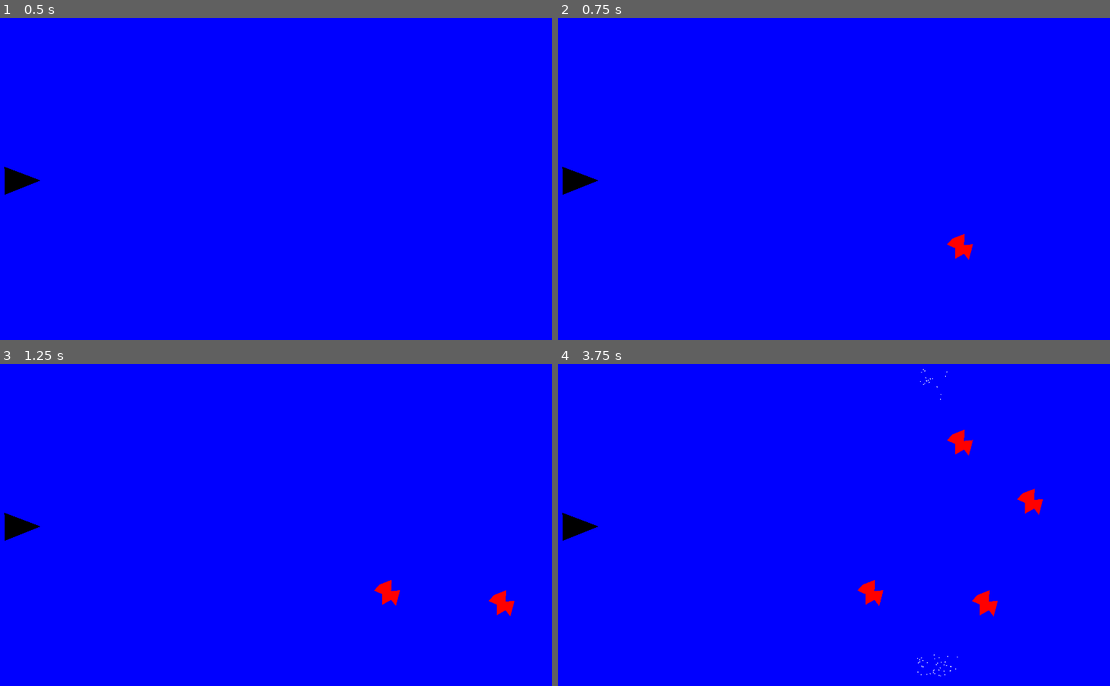
Above: before the commit, frames 1-4 (two rows, left to right).
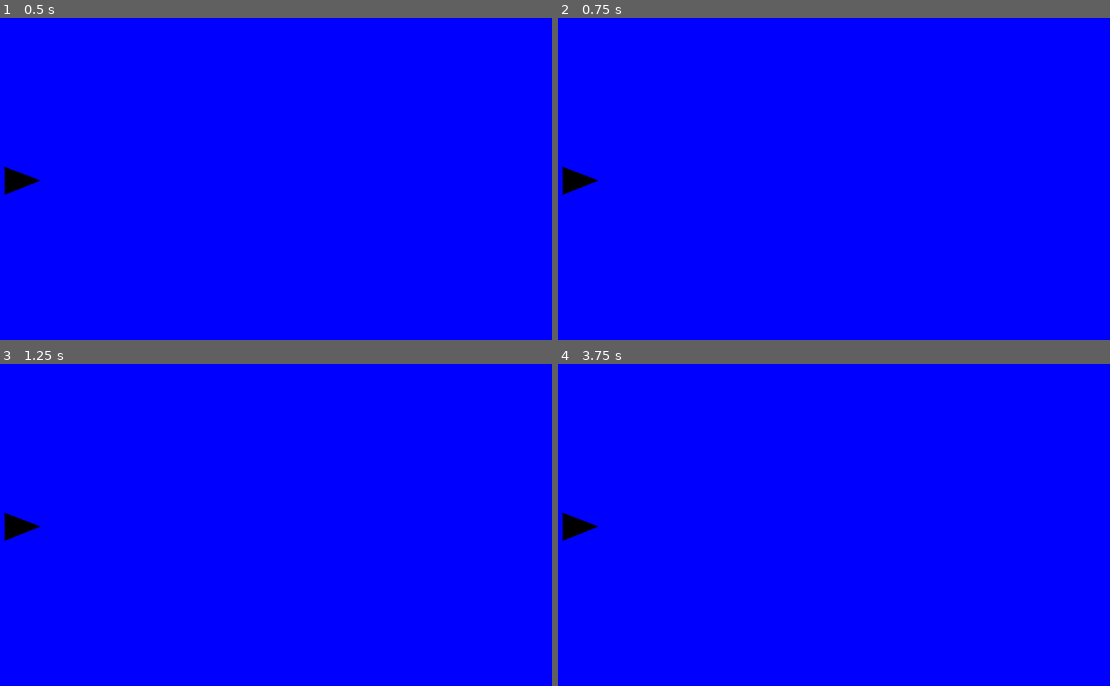
Above: after the commit, the same moments.

Repository: Yggdrasil938/Shattered
Game: Godot game, scene res://Debug Level.tscn
The game is run twice, just before and just after one commit, with the same random seed, the same clock (stepped at 60 frames per second) and the same inputs.
Inputs:
- Up to frame 1 (0.5 s): no input
- Up to frame 2 (0.75 s): tap Enter at 0.5 s
- Up to frame 3 (1.25 s): no input
- Up to frame 4 (3.75 s): no input

Frame 1 is identical in both runs. In frame 2, 0.2% of the frame differs, in the area x 70-76%, y 67-76%; in frame 3, 0.4%; in frame 4, 0.8%, in the area x 54-88%, y 1-98%.

Commit message:
Managed to recreate the ROR2 director system to spawn enemy waves. Needs some cleaning and commenting but I am now able to randomly spawn typed enemy waves. Can control rate, amount and ratio of enemies stored in a nested hash map

Diff:
--- a/Debug Level.gd
+++ b/Debug Level.gd
@@ -1,5 +1,12 @@
 extends Node2D
 var level_pane_set: Array[int] = [0,1] # Just red and blue for now
+var melee_deck: Dictionary = {"chip": [1, 10]}
+var ranged_deck: Dictionary = {}
+var hazard_deck: Dictionary = {}
+var miniboss_deck: Dictionary = {}
+
+var level_deck: Dictionary = {"m" : [melee_deck, 1], "r" : [ranged_deck, 0] , "h" : [hazard_deck, 0], "mb" : [miniboss_deck, 0]}
+
 
 
 # Called when the node enters the scene tree for the first time.
--- a/Debug Level.tscn
+++ b/Debug Level.tscn
@@ -2,23 +2,12 @@
 
 [ext_resource type="Script" path="res://Debug Level.gd" id="1_jrgxa"]
 [ext_resource type="Script" path="res://canvas_layer_2.gd" id="2_nkjbn"]
+[ext_resource type="Script" path="res://director_parent.gd" id="3_g0ti2"]
 [ext_resource type="Script" path="res://player.gd" id="3_wnehk"]
 [ext_resource type="Script" path="res://pane_layer.gd" id="4_m5x1l"]
 
-[sub_resource type="GDScript" id="GDScript_qmlnk"]
-script/source = "extends Node2D
-
-# Called when the node enters the scene tree for the first time.
-func _ready() -> void:
-	pass # Replace with function body.
-
-
-# Called every frame. 'delta' is the elapsed time since the previous frame.
-func _process(delta: float) -> void:
-	pass
-"
-
 [node name="Debug Level" type="Node2D" groups=["levels"]]
+visible = false
 position = Vector2(4, 6)
 script = ExtResource("1_jrgxa")
 
@@ -30,12 +19,13 @@
 script = ExtResource("2_nkjbn")
 
 [node name="Director Parent" type="Node2D" parent="Combat Layer"]
-script = SubResource("GDScript_qmlnk")
+script = ExtResource("3_g0ti2")
 
 [node name="Slow Director" type="Node2D" parent="Combat Layer/Director Parent"]
 
 [node name="Spawn Timer" type="Timer" parent="Combat Layer/Director Parent/Slow Director"]
-wait_time = 10.0
+wait_time = 6.0
+one_shot = true
 autostart = true
 
 [node name="Fast Director" type="Node2D" parent="Combat Layer/Director Parent"]
--- a/canvas_layer_2.gd
+++ b/canvas_layer_2.gd
@@ -12,23 +12,23 @@
 
 # Called every frame. 'delta' is the elapsed time since the previous frame.
 func _process(delta: float) -> void:
-	if get_node("Enemy Spawn Timer").is_stopped():
-		var enemy_instance = c_enemy.instantiate()
-		print("created enemy")
-		get_tree().root.add_child(enemy_instance)
-		randomize()
-		var x_range = Vector2(1250, 1920)
-		var y_range = Vector2(50, 1030)
-
-		enemy_instance._get_layer_color(current_pane.pane_color_index)
-		var random_x = randi() % int(x_range[1]- x_range[0]) + 1 + x_range[0]
-		var random_y =  randi() % int(y_range[1]-y_range[0]) + 1 + y_range[0]
-		var random_pos = Vector2(random_x, random_y)
-		var random_color = randi_range(0, 1)
-		enemy_instance._change_color(random_color)
-
-		position=random_pos
-		enemy_instance.global_position = position
-
-		get_node("Enemy Spawn Timer").start()
+	#if get_node("Enemy Spawn Timer").is_stopped():
+		#var enemy_instance = c_enemy.instantiate()
+		#print("created enemy")
+		#get_tree().root.add_child(enemy_instance)
+		#randomize()
+		#var x_range = Vector2(1250, 1920)
+		#var y_range = Vector2(50, 1030)
+#
+		#enemy_instance._get_layer_color(current_pane.pane_color_index)
+		#var random_x = randi() % int(x_range[1]- x_range[0]) + 1 + x_range[0]
+		#var random_y =  randi() % int(y_range[1]-y_range[0]) + 1 + y_range[0]
+		#var random_pos = Vector2(random_x, random_y)
+		#var random_color = randi_range(0, 1)
+		#enemy_instance._change_color(random_color)
+		#
+		#position=random_pos
+		#enemy_instance.global_position = position
+#
+		#get_node("Enemy Spawn Timer").start()
 	pass
--- a/chip.gd
+++ b/chip.gd
@@ -24,8 +24,8 @@
 	get_child(0).set_color(color_str)
 	e_color = spawn_color
 	_check_layer_color()
-	print (color_str)
-	print(e_color)
+	#print (color_str)
+	#print(e_color)
 	pass
 
 func _check_layer_color () -> void:
--- a/director_parent.gd
+++ b/director_parent.gd
@@ -1,38 +1,82 @@
 extends Node2D
+var c_enemy = preload("res://Chip.tscn")
+
 @export var d_spawn_area : Rect2
 @export var d_credits : float
-@export var d_credit_rate :float
-var d_deck_dict = {}
+@export var d_credit_rate : float = 4
 
-@onready var d_spawn_timer : Node = get_node("Spawn Timer")
+@onready var d_spawn_timer : Node = get_node("Slow Director/Spawn Timer")
+@onready var current_level :  Node = get_tree().get_first_node_in_group("levels")
 
-func _get_decks(m_deck: Dictionary, r_deck: Dictionary, h_deck: Dictionary, mi_deck: Dictionary) -> void:
-	d_deck_dict = {
-		"m" : m_deck,
-		"r" : r_deck,
-		"h" : h_deck,
-		"mi" : mi_deck
-	}
+var random = RandomNumberGenerator.new()
 
-	pass
 
-#func _group_lottery(e_deck : Dictionary) -> Dictionary:
-	#var enemy = _enemy_lottery(e_deck)
-	#return enemy
-	#
-#func _enemy_lottery(e_group : Dictionary) -> Array:
-	#
-	#return e_group[""]
+@onready var d_deck_dict: Dictionary = current_level.level_deck.duplicate()
+
+func _pool_cards(tickets : int, pool : Array, type : String) -> Array:
+	for x in range(0,tickets):
+		pool.append(type)
+	return pool
+
+
+func _group_lottery(e_deck : Dictionary) -> Dictionary:
+	var pool = []
+	_pool_cards(e_deck["m"][1], pool, "m")
+	_pool_cards(e_deck["r"][1], pool, "r")
+	_pool_cards(e_deck["h"][1], pool, "h")
+	_pool_cards(e_deck["mb"][1], pool, "mb")
+	var winner = e_deck[pool[random.randi_range(0, pool.size()-1)]][0]
+	return winner
+
+func _enemy_lottery(e_group : Dictionary) -> Array:
+	var pool = []
+	for x in e_group.keys():
+		_pool_cards(e_group[x][1], pool, x)
+	var winner = pool[random.randi_range(0, pool.size()-1)]
+	var wave_amount = d_credits / e_group[winner][1]
+	return [winner,floor(wave_amount)]
 
 
 # Called when the node enters the scene tree for the first time.
 func _ready() -> void:
-
+	random.randomize()
+	d_credits = 0
 	pass # Replace with function body.
 
 
 # Called every frame. 'delta' is the elapsed time since the previous frame.
 func _process(delta: float) -> void:
-	#if d_spawn_timer.is_stopped():
-		#var e_wave = _group_lottery(d_deck_dict)
+	#print(d_spawn_timer.time_left)
+	d_credits += (d_credit_rate/60)
+	if d_spawn_timer.is_stopped():
+		var group = _group_lottery(d_deck_dict)
+		var wave = _enemy_lottery(group)
+		print(wave)
+		print(floor(d_credits))
+		if wave[1] >= 1:
+			d_credits = d_credits - (wave[1] * group[wave[0]][1])
+			print(str("creating wave of ", wave[1], " ", wave[0], "s" ))
+			print(str(floor(d_credits), " remaining credits after wave!"))
+			for x in wave[1]:
+				var enemy_instance = c_enemy.instantiate()
+				#print("created enemy")
+				get_tree().root.add_child(enemy_instance)
+				randomize()
+				var x_range = Vector2(1250, 1920)
+				var y_range = Vector2(50, 1030)
+
+			#enemy_instance._get_layer_color(current_pane.pane_color_index)
+				var random_x = randi() % int(x_range[1]- x_range[0]) + 1 + x_range[0]
+				var random_y =  randi() % int(y_range[1]-y_range[0]) + 1 + y_range[0]
+				var random_pos = Vector2(random_x, random_y)
+				var random_color = randi_range(0, 1)
+				enemy_instance._change_color(random_color)
+
+				position=random_pos
+				enemy_instance.global_position = position
+			d_spawn_timer.start()
+		else:
+			d_spawn_timer.start()
+			print("NOT ENOUGH CREDITS FOR THIS WAVE!")
+
 	pass
--- a/pane_layer.gd
+++ b/pane_layer.gd
@@ -1,4 +1,5 @@
 extends CanvasLayer
+
 
 var pane_color_index = 0 # Keeps track of what color pane the player is on
 
--- a/player.gd
+++ b/player.gd
@@ -33,7 +33,7 @@
 # Called every frame. 'delta' is the elapsed time since the previous frame.
 func _process(delta: float) -> void:
 	if Input.is_action_just_released(p_input_key) && Input.is_anything_pressed() != true: # Once an action is released, key is changed to stop actions
-		print("yooooooo")
+		#print("yooooooo")
 		p_input_key ="x"
 
 	match p_input_key: # Input match statement, inputs get used to perform player movement.
--- a/project.godot
+++ b/project.godot
@@ -13,6 +13,7 @@
 config/name="Shattered"
 run/main_scene="res://Debug Level.tscn"
 config/features=PackedStringArray("4.3", "Mobile")
+run/max_fps=60
 config/icon="res://icon.svg"
 
 [display]
